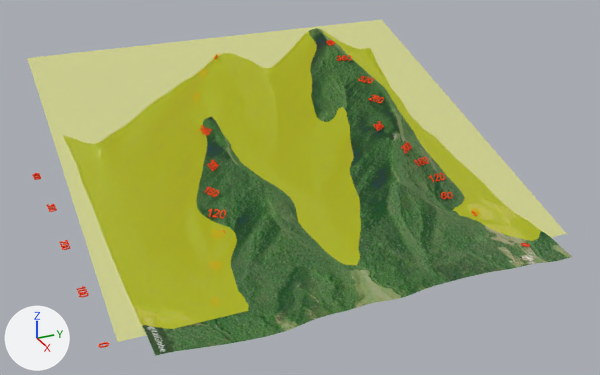
One commit to the glTF model superficies/RioRastro2b.glb: the scene before it, then after it.
One viewpoint serves both versions: a camera (50 mm lens) standing at (3538.0, -1543.0, 1680.0) and looking at (96.0, 6.0, -41.0). The lights are fixed; the arrows at lower left show +X, +Y and +Z. Where no turn or scale is listed for an object, it has been applied to the vertices.
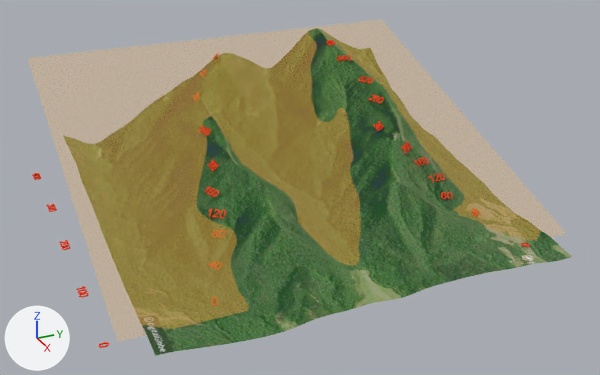
What the commit changed:
Material 'Cor E05' (mat_cor_e05) changes colour from yellow #ffff00 to orange #f2bd49; in linear values from (1.0, 1.0, 0.0) to (0.891, 0.511, 0.0658).
In material 'Cor E05' (mat_cor_e05), alpha goes from 0.4 to 0.3.

Location of each change, (x1, y1, x2, y2) in pixels of the pictures (600 x 375 px):
'Mesh_3', recoloured, surface changed: (27, 20, 567, 342) in both
